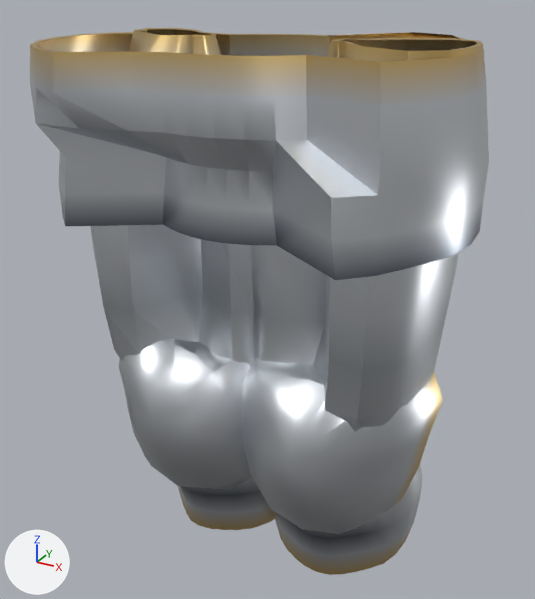
The glTF model assets_src/armor/aydor_2/heavy_b_legs.glb, before and after one commit.
Before and after are seen from a 50 mm lens placed at (0.435, -0.8, 1.058), pointed at (-0.007, 0.003, 0.656). Arrows for +X, +Y and +Z are at lower left; the lights stay in place. The older version comes first. Vertices at exactly the same position are counted once.

Objects in the first picture: 'heavy_b_legs'.
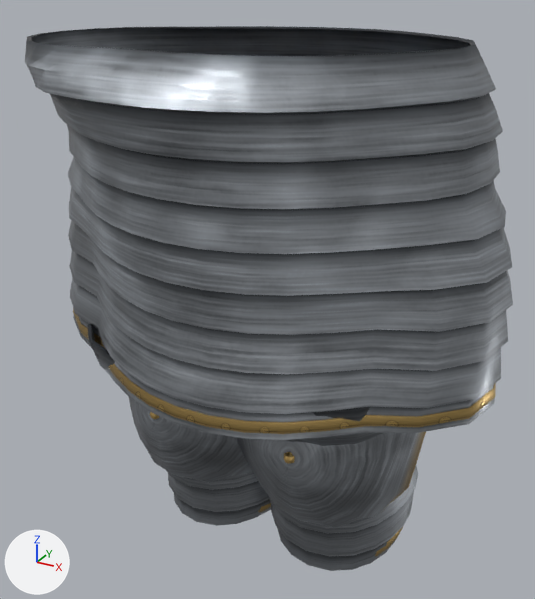
The change, as a diff of the scene's bpy script:
```diff
--- a/assets_src/armor/aydor_2/heavy_b_legs.glb.py
+++ b/assets_src/armor/aydor_2/heavy_b_legs.glb.py
@@ mat_trim @@
+mat_trim = bpy.data.materials.new('trim')
+# uses the picture img_trim_c_png
+# uses the picture img_trim_n_png
+# uses the picture img_trim_orm_png
@@ mat_gold @@
+mat_gold = bpy.data.materials.new('gold')
+mat_gold.use_nodes = True; mat_gold.node_tree.nodes.clear()
+_N = mat_gold.node_tree.nodes; _L = mat_gold.node_tree.links
+n0 = _N.new('ShaderNodeBsdfPrincipled'); n0.name = 'Principled BSDF'
+n0.inputs[1].default_value = 1.0  # 'Metallic'
+n0.inputs[2].default_value = 0.3  # 'Roughness'
+n1 = _N.new('ShaderNodeOutputMaterial'); n1.name = 'Material Output'
+n2 = _N.new('ShaderNodeVertexColor'); n2.name = 'Color Attribute'
+_L.new(n0.outputs[0], n1.inputs[0])  # 'BSDF' to 'Surface'
+_L.new(n2.outputs[0], n0.inputs[0])  # 'Color' to 'Base Color'
@@ mat_steel @@
+mat_steel = bpy.data.materials.new('steel')
+# uses the picture img_steel_c_png
+# uses the picture img_steel_n_png
+# uses the picture img_steel_orm_png
@@ me_heavy_b_legs @@
-me_heavy_b_legs.from_pydata(...)  # 1374 vertices, 2472 faces; spans x -0.279..0.262, y -0.22..0.162, z 0.272..0.991
-me_heavy_b_legs.materials.append(mat_metal)
+me_heavy_b_legs.from_pydata(...)  # 2888 vertices, 5356 faces; spans x -0.317..0.31, y -0.253..0.239, z 0.292..0.991
+# me_heavy_b_legs part 1: the loose piece of 256 vertices spanning x -0.279..0.262, y -0.22..0.162, z 0.786..0.991 is rebuilt with 1152 vertices and now spans x -0.317..0.31, y -0.253..0.239, z 0.591..0.991, in mat_steel
+# me_heavy_b_legs part 2: the loose piece of 220 vertices spanning x -0.217..0.033, y -0.106..0.161, z 0.272..0.563 is rebuilt with 462 vertices and now spans x -0.244..0.05, y -0.177..0.169, z 0.293..0.641, in mat_steel
+# me_heavy_b_legs part 3: the loose piece of 220 vertices spanning x -0.03..0.213, y -0.106..0.161, z 0.272..0.563 is rebuilt with 462 vertices and now spans x -0.044..0.238, y -0.175..0.169, z 0.293..0.641, in mat_steel
+# me_heavy_b_legs part 4: the loose piece of 97 vertices spanning x -0.043..0.235, y -0.146..0.04, z 0.368..0.626 is rebuilt with 141 vertices and now spans x -0.062..0.227, y -0.139..0.032, z 0.374..0.61, in mat_steel
+# me_heavy_b_legs part 5: the loose piece of 97 vertices spanning x -0.237..0.043, y -0.145..0.04, z 0.336..0.625 is rebuilt with 141 vertices and now spans x -0.229..0.063, y -0.137..0.032, z 0.375..0.608, in mat_steel
+# me_heavy_b_legs part 6: a new loose piece of 160 vertices spanning x -0.315..0.306, y -0.225..0.228, z 0.593..0.613, in mat_trim
+# me_heavy_b_legs part 7: a new loose piece of 130 vertices spanning x -0.004..0.19, y -0.059..0.16, z 0.292..0.323, in mat_trim
+# me_heavy_b_legs part 8: a new loose piece of 130 vertices spanning x -0.19..0.005, y -0.059..0.156, z 0.292..0.323, in mat_trim
+# me_heavy_b_legs part 9: a new loose piece of 13 vertices spanning x 0.093..0.107, y -0.143..-0.135, z 0.517..0.533, in mat_gold
+# me_heavy_b_legs part 10: a new loose piece of 13 vertices spanning x -0.107..-0.093, y -0.142..-0.134, z 0.516..0.533, in mat_gold
+# me_heavy_b_legs part 11: 484 vertices removed from x -0.242..0.241, y -0.129..0.146, z 0.458..0.991
+# other edits to the shape of me_heavy_b_legs do not show in these pictures
+me_heavy_b_legs.materials.append(mat_gold)
+me_heavy_b_legs.materials.append(mat_steel)
+me_heavy_b_legs.materials.append(mat_trim)
```

Location of each change, (x1, y1, x2, y2) in pixels of the pictures (535 x 599 px):
'heavy_b_legs', reshaped (6% wider)
    before: (30, 28, 489, 575)
    after: (25, 26, 513, 571)
part 1 of me_heavy_b_legs, rebuilt (6% wider, 67% taller)
    before: (30, 32, 489, 280)
    after: (25, 26, 513, 440)
part 2 of me_heavy_b_legs, rebuilt
    before: (178, 478, 275, 530)
    after: (88, 324, 271, 526)
part 3 of me_heavy_b_legs, rebuilt
    before: (273, 464, 423, 575)
    after: (269, 407, 418, 571)
part 4 of me_heavy_b_legs, rebuilt
    before: (241, 358, 443, 534)
    after: (237, 432, 426, 528)
part 5 of me_heavy_b_legs, rebuilt
    before: (119, 338, 252, 490)
    after: (129, 397, 252, 483)
part 6 of me_heavy_b_legs, added
    after: (73, 309, 496, 434)
part 7 of me_heavy_b_legs, added (mostly hidden)
    after: (375, 525, 404, 556)
part 8 of me_heavy_b_legs, added (mostly hidden)
    after: (258, 503, 271, 512)
part 9 of me_heavy_b_legs, added
    after: (284, 452, 294, 464)
part 10 of me_heavy_b_legs, added
    after: (150, 412, 159, 419)
part 11 of me_heavy_b_legs, deleted
    before: (90, 28, 483, 432)
